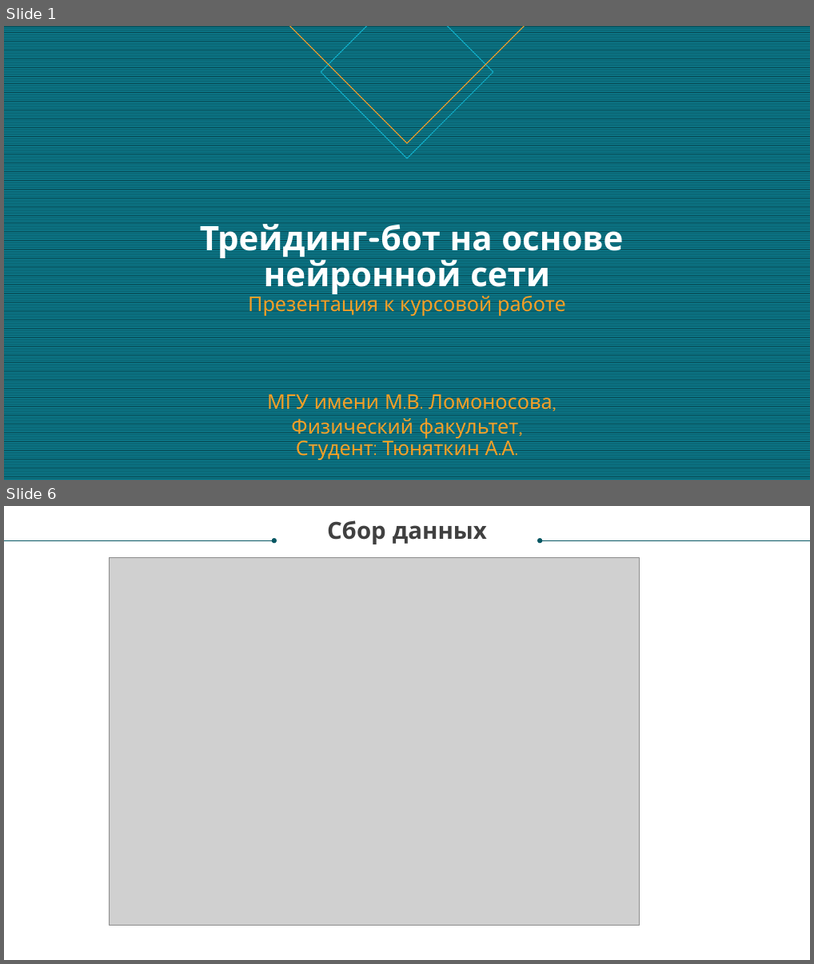
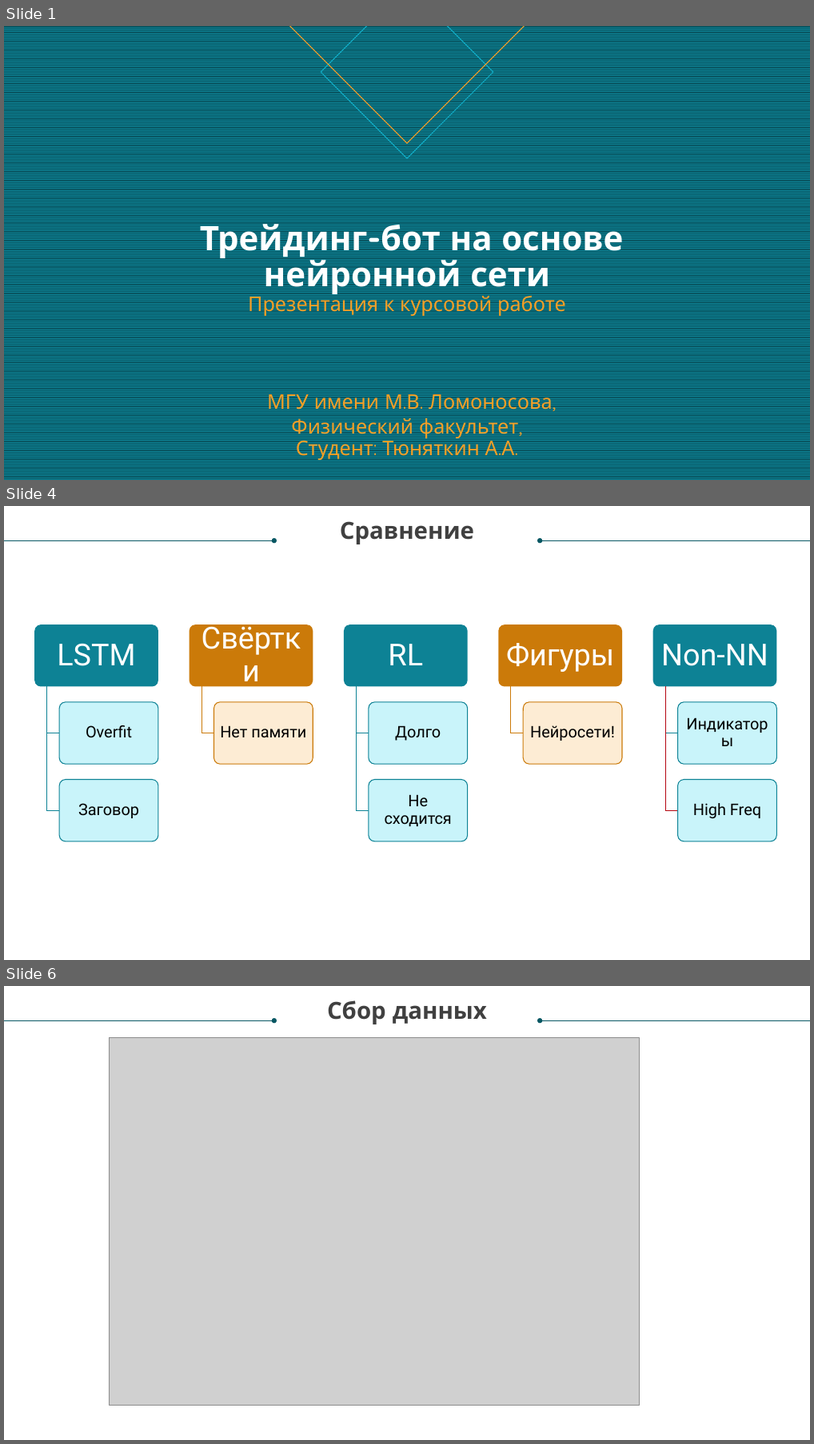
Before and after one commit to andtun/TradingBot-CourseWork, a slide deck: presentation.pptx. Shown one above the other, each under a label of ours: slides 1 and 6 before the commit, slides 1, 4 and 6 after it; the slides between them are not shown. The pictures are 814x964 and 814x1444 pixels, drawn with LibreOffice and Linux fonts; fonts in the diff are those of the drawing; grey boxes stand for pictures. Boxes give left, top, right and bottom in pixels: in the first picture for what was removed or moved away, otherwise in the second. Text is boxed around its words. In the diff, an @@ line names an element or a change of style, - is before the commit and + after.

```diff
--- a/presentation.pptx
+++ b/presentation.pptx
@@ slide 4 added at bbox=[4, 506, 810, 960], background #FFFFFF @@
@@ text added at bbox=[340, 521, 474, 544], 28 pt, text #404040, bold @@
+Сравнение
@@ arrow added from (4, 540) to (274, 540), #085764 0.5 pt @@
@@ arrow added from (810, 540) to (540, 540), #085764 0.5 pt @@
@@ group added at bbox=[35, 624, 778, 841]: 13 rounded rectangles, 13 texts, 8 freeform shapes @@
+LSTM
+Overfit
+Заговор
+Cвёртки
+Нет памяти
+RL
+Долго
+Не сходится
+Фигуры
+Нейросети!
+Non-NN
+Индикаторы
+High Freq
```
Also in this commit, not shown: 4 slides changed, 6 other slides added, 3 slides removed, 1 other file.
